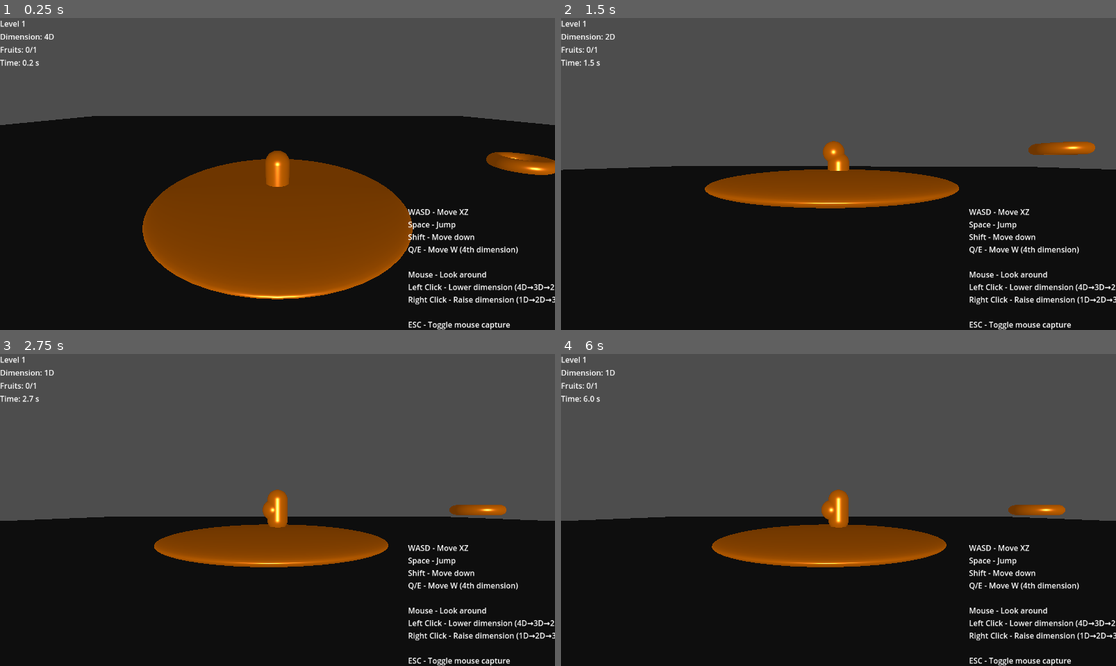
Above: before the commit, frames 1-4 (two rows, left to right).
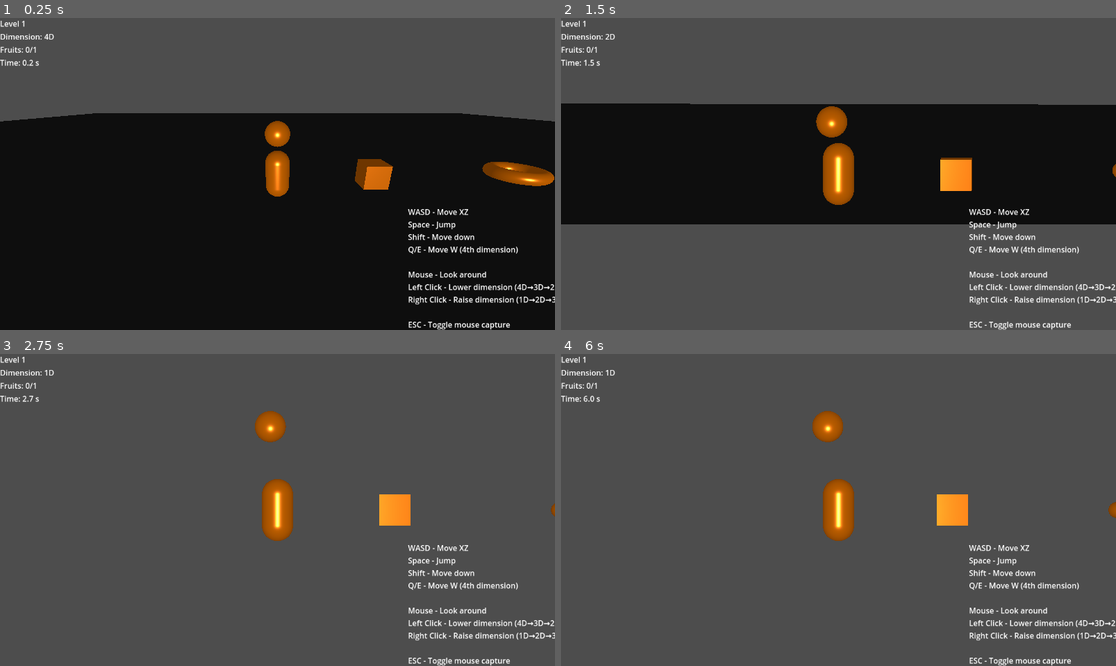
Above: after the commit, the same moments.

Repository: Iroguin/Hyperulottoukkavuus
Game: Godot game, scene res://scenes/main.tscn
Same seed, same stepped clock (60 frames per second), same inputs: the game is played once before the commit and once after it.
Inputs (mouse positions are in pixels of both pictures, inside the frame that each line leads up to):
- Up to frame 1 (0.25 s): no input
- Up to frame 2 (1.5 s): tap Enter (ui_accept) at 0.5, 0.77 s; move the mouse to (866, 174) at 0.52 s; hold W (forw_3d) 0.53-1.28 s; hold Up from 0.53 s (still down); click (866, 174) at 0.67 s; move the mouse to (810, 174) at 1.27 s; tap Q at 1.35 s; click (810, 174) at 1.42 s
- Up to frame 3 (2.75 s): keep holding Up; tap Enter (ui_accept) at 1.52 s; move the mouse to (288, 503) at 2.02 s; hold E from 2.03 s (still down); click (288, 503) at 2.17 s
- Up to frame 4 (6 s): tap Enter (ui_accept) at 2.75, 3.02, 3.5, 3.77, 4.25, 4.52, 5, 5.75 s; move the mouse to (832, 516) at 2.77 s; release E at 2.78 s; tap R at 2.85 s; click (832, 516) at 2.92 s; move the mouse to (877, 513) at 3.52 s; hold Space 3.53-4.28 s; click (877, 513) at 3.67 s; move the mouse to (794, 506) at 4.27 s; tap Shift at 4.35 s; click (794, 506) at 4.42 s; move the mouse to (844, 510) at 5.02 s; hold I 5.03-5.78 s; click (844, 510) at 5.17 s; move the mouse to (816, 503) at 5.77 s; release Up at 5.78 s; hold D from 5.78 s (still down); tap K at 5.85 s; click (816, 503) at 5.92 s

The runs differ from the first frame. In frame 1, 19% of the frame differs, in the area x 0-100%, y 30-91%; in frame 2, 58%, in the area x 0-100%, y 27-100%; in frame 3, 48%; in frame 4, 49%.

Commit message:
orthogonal camera for 2d and 1d

Diff:
--- a/scenes/main.tscn
+++ b/scenes/main.tscn
@@ -1,10 +1,11 @@
-[gd_scene load_steps=11 format=3 uid="uid://c0hmknqdflv5u"]
+[gd_scene load_steps=12 format=3 uid="uid://c0hmknqdflv5u"]
 
 [ext_resource type="Script" uid="uid://ou2lhy6du72m" path="res://scripts/4d/dimension_manager_4d.gd" id="1_0wfyh"]
 [ext_resource type="PackedScene" uid="uid://dqcrq7br8jfhl" path="res://scenes/object_4d.tscn" id="2_0wfyh"]
 [ext_resource type="PackedScene" uid="uid://cp6vuyvhc8q7" path="res://scenes/Player_4d.tscn" id="3_jyhfs"]
 [ext_resource type="Script" uid="uid://caut3exbhkfrr" path="res://scripts/tester.gd" id="3_sugp2"]
 [ext_resource type="PackedScene" uid="uid://cfkwef15s8ye6" path="res://scenes/dimensional_fruit.tscn" id="4_tefeu"]
+[ext_resource type="PackedScene" uid="uid://bt54pnr0mbmo8" path="res://scenes/statics/box_obstacle_4d.tscn" id="5_choun"]
 [ext_resource type="Script" uid="uid://b5735vw5qn6o" path="res://scripts/4d/camera_4d_follow.gd" id="5_tbgi4"]
 [ext_resource type="PackedScene" uid="uid://bh8vwj3n2qk7t" path="res://scenes/infinite_floor.tscn" id="6_floor"]
 [ext_resource type="Script" uid="uid://co36lml6hwiel" path="res://scripts/level_manager.gd" id="7_o6xl0"]
@@ -26,17 +27,22 @@
 [node name="objects" type="Node3D" parent="."]
 
 [node name="Object_4d" parent="objects" instance=ExtResource("2_0wfyh")]
+transform = Transform3D(1, 0, 0, 0, 1, 0, 0, 0, 1, 0, 2.6732464, 0)
 
 [node name="Player_4d" parent="objects" instance=ExtResource("3_jyhfs")]
-
-[node name="obstacle_4d" parent="objects" instance=ExtResource("2_0wfyh")]
-transform = Transform3D(10, 0, 0, 0, 1, 0, 0, 0, 10, 0, -1.322259, 0)
+transform = Transform3D(1, 0, 0, 0, 1, 0, 0, 0, 1, 0, 1, 0)
+position_4d = Vector4(0, 1, 0, 0)
 
 [node name="DimensionalFruit" parent="objects" instance=ExtResource("4_tefeu")]
-transform = Transform3D(1, 0, 0, 0, 1, 0, 0, 0, 1, 10, 0, 0)
-position_4d = Vector4(10, 0, 0, 0)
+transform = Transform3D(1, 0, 0, 0, 1, 0, 0, 0, 1, 10, 1, 0)
+position_4d = Vector4(10, 1, 0, 0)
+
+[node name="box_obstacle_4d" parent="objects" instance=ExtResource("5_choun")]
+transform = Transform3D(1, 0, 0, 0, 1, 0, 0, 0, 1, 4, 0, 0)
+position_4d = Vector4(4, 0, 0, 0)
 
 [node name="InfiniteFloor" parent="." instance=ExtResource("6_floor")]
+floor_y = 0
 
 [node name="tester" type="Node3D" parent="."]
 script = ExtResource("3_sugp2")
--- /dev/null
+++ b/scenes/statics/box_obstacle_4d.tscn
@@ -0,0 +1,26 @@
+[gd_scene load_steps=6 format=3 uid="uid://bt54pnr0mbmo8"]
+
+[ext_resource type="PackedScene" uid="uid://dqcrq7br8jfhl" path="res://scenes/object_4d.tscn" id="1_eqsiu"]
+[ext_resource type="Shader" uid="uid://dl546fpp4d6sp" path="res://shaders/4d_projection.gdshader" id="2_08j7s"]
+[ext_resource type="Script" uid="uid://c48md6rbj6hqm" path="res://scripts/4d/object_4d.gd" id="2_po52k"]
+
+[sub_resource type="ShaderMaterial" id="ShaderMaterial_po52k"]
+render_priority = 0
+shader = ExtResource("2_08j7s")
+shader_parameter/w_distance = 3.0
+shader_parameter/angle_xw = 0.0
+shader_parameter/angle_yw = 0.0
+shader_parameter/angle_zw = 0.0
+shader_parameter/angle_xy = 0.0
+shader_parameter/angle_xz = 0.0
+shader_parameter/angle_yz = 0.0
+shader_parameter/line_width = 0.05
+
+[sub_resource type="BoxMesh" id="BoxMesh_08j7s"]
+material = SubResource("ShaderMaterial_po52k")
+
+[node name="box_obstacle_4d" instance=ExtResource("1_eqsiu")]
+script = ExtResource("2_po52k")
+
+[node name="MeshInstance3D" parent="." index="0"]
+mesh = SubResource("BoxMesh_08j7s")
--- a/scripts/4d/camera_4d_follow.gd
+++ b/scripts/4d/camera_4d_follow.gd
@@ -64,8 +64,15 @@
 		desired_pos = target_pos + Vector3(0, 0, 10)
 		global_position = global_position.lerp(desired_pos, follow_speed * delta)
 		look_at(target_pos)
+
+		# Use orthogonal (parallel) projection for 1D/2D
+		projection = PROJECTION_ORTHOGONAL
+		size = 10.0  # Orthogonal view size
 	else:
-		# 3D and 4D: Free mouse look
+		# 3D and 4D: Free mouse look with perspective projection
+		projection = PROJECTION_PERSPECTIVE
+		fov = 75.0  # Field of view for perspective mode
+
 		# Calculate camera position with mouse look
 		# Start with base offset, then rotate it
 		var rotated_offset = offset.rotated(Vector3.UP, yaw)
--- a/scripts/4d/infinite_floor_4d.gd
+++ b/scripts/4d/infinite_floor_4d.gd
@@ -5,7 +5,7 @@
 ## An infinite floor in 4D space (a 3D hyperplane)
 ## The floor is at a fixed Y coordinate, infinite in X, Z, and W
 
-@export var floor_y := -2.0  # Height of the floor in 4D space
+@export var floor_y := 0  # Height of the floor in 4D space
 @export var floor_size_visual := 100.0  # Size of visual mesh (for display only)
 
 var floor_mesh: MeshInstance3D
